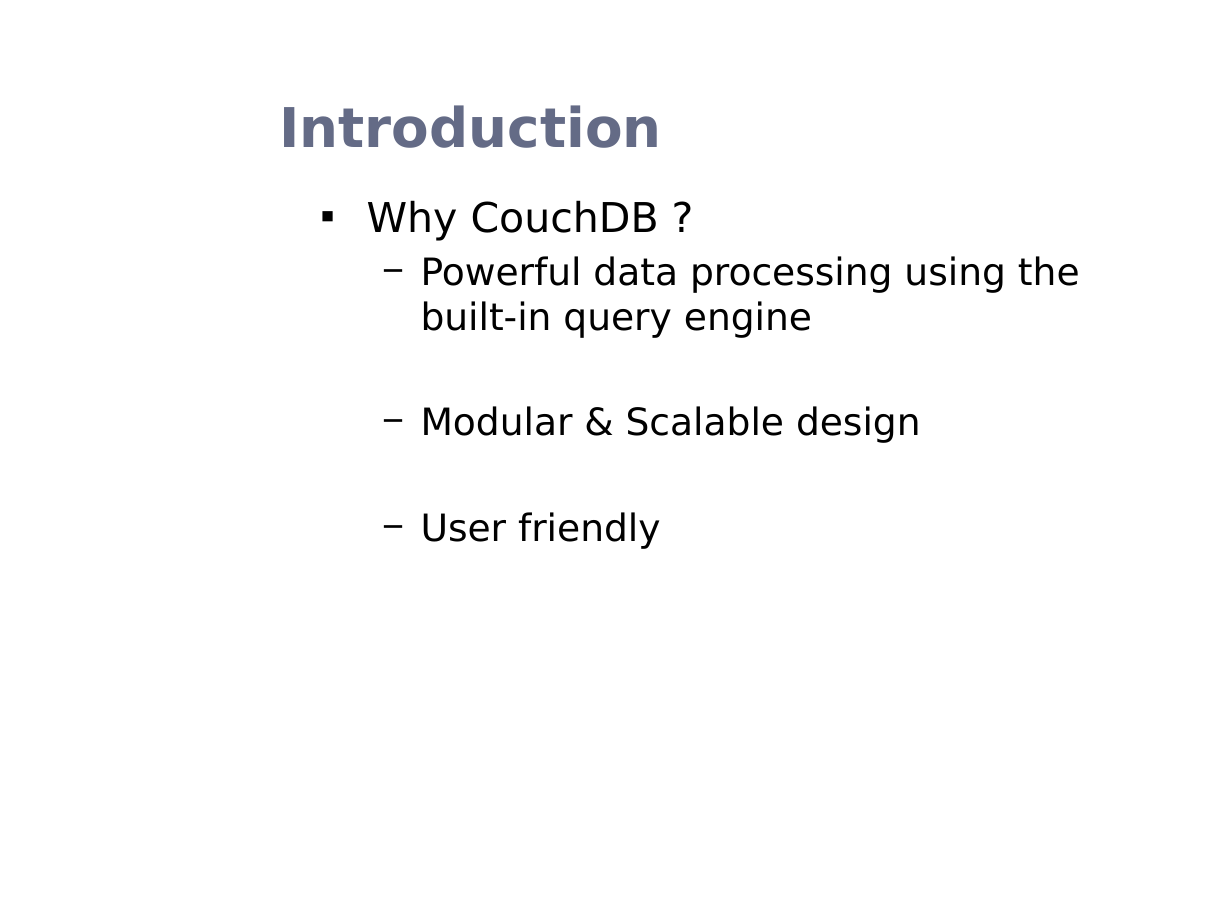
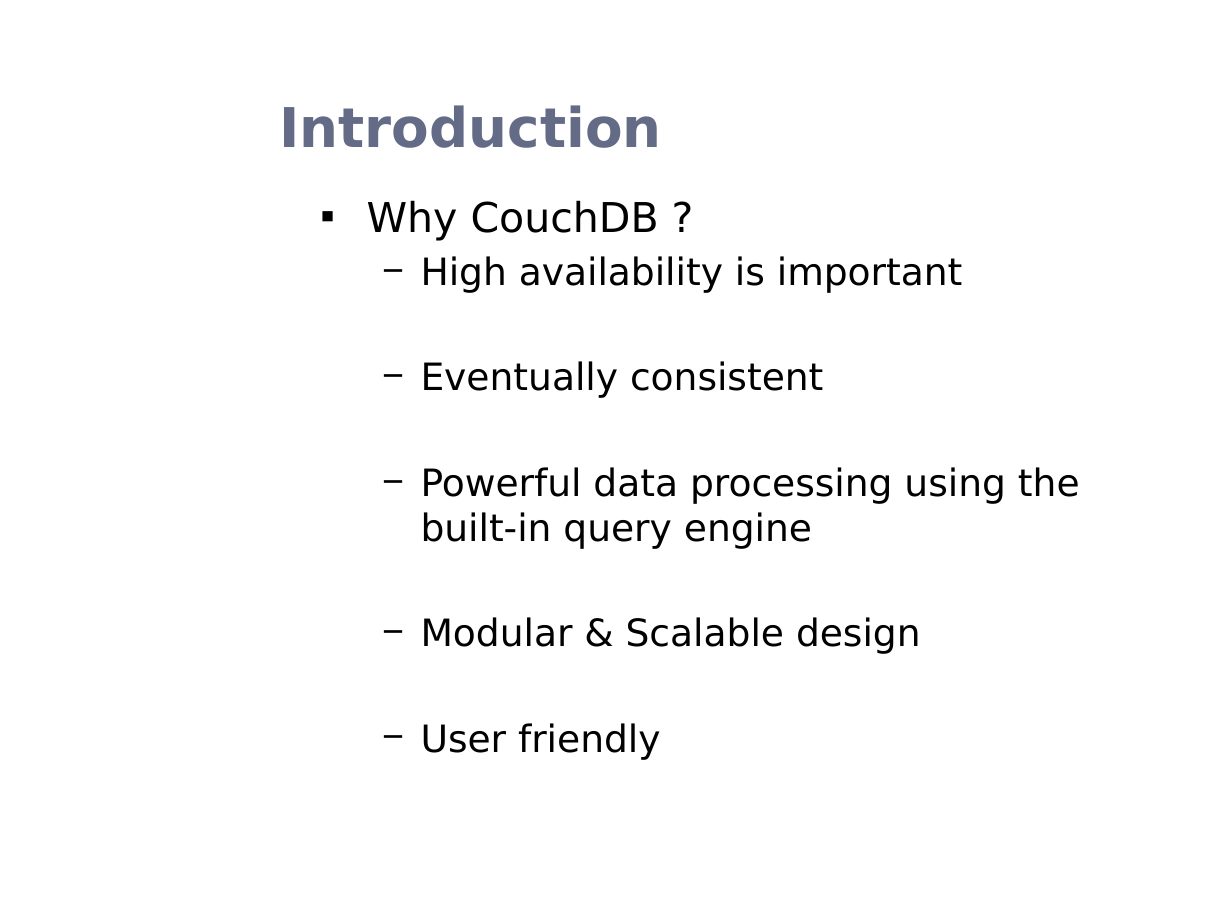
Before and after one commit to rohanz1993/Team_9_Heroku_Shopping_Cart_-_AWS_NoSQL_Service, a slide deck: slide 2 of Donita/CouchDB.pptx. Drawn at 1232x924 pixels with LibreOffice and Linux fonts; fonts in the diff are those of the drawing; background and template pictures are left out. Boxes give left, top, right and bottom in pixels: in the first picture for what was removed or moved away, otherwise in the second. Text is boxed around its words. In the diff, an @@ line names an element or a change of style, - is before the commit and + after.

```diff
--- a/Donita/CouchDB.pptx
+++ b/Donita/CouchDB.pptx
@@ text at box(421, 256, 963, 398): paragraphs added @@
+  − High availability is important
+  − Eventually consistent
```
Also in this commit, not shown: 2 other slides changed, 9 slides added.
